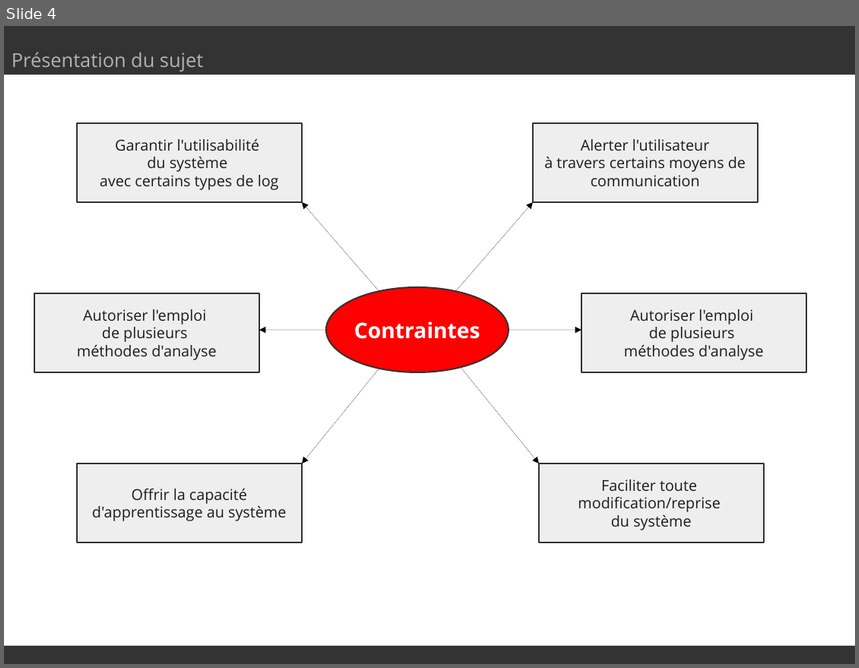
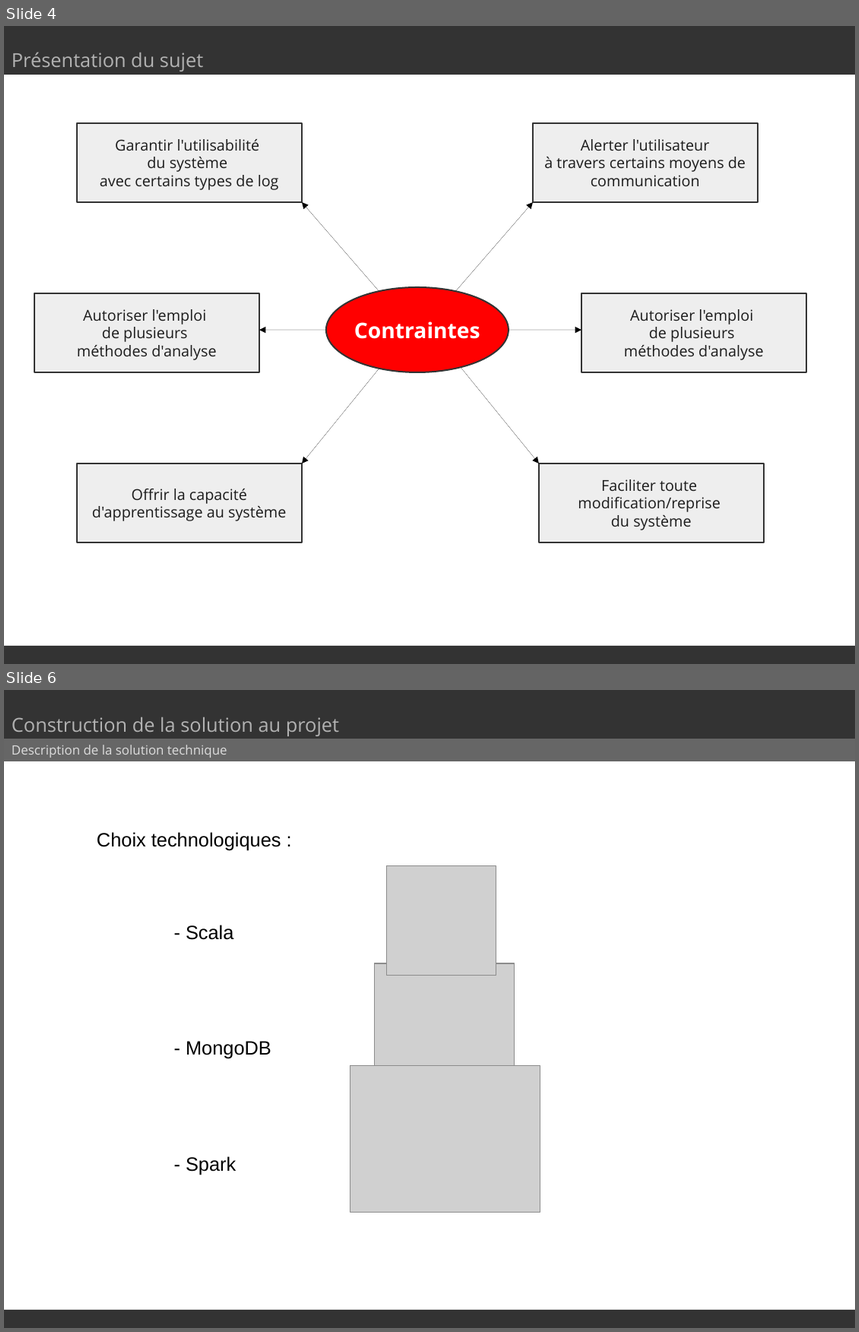
Before and after one commit to SmartLoggerManagement/SmartLogger, a slide deck: presentation.odp. Shown one above the other, each under a label of ours: slide 4 before the commit, slides 4 and 6 after it; the slides between them are not shown. The pictures are 859x668 and 859x1332 pixels, drawn with LibreOffice and Linux fonts; fonts in the diff are those of the drawing; grey boxes stand for pictures. Boxes give left, top, right and bottom in pixels: in the first picture for what was removed or moved away, otherwise in the second. Text is boxed around its words. In the diff, an @@ line names an element or a change of style, - is before the commit and + after.

Commit message:
Ajout diagramme classe + technique diapo

```diff
--- a/presentation.odp
+++ b/presentation.odp
@@ slide 6 added at <box>4,690,855,1328</box>, background #FFFFFF @@
@@ rectangle added at <box>4,690,855,739</box>, fill #333333 @@
@@ rectangle added at <box>4,733,855,761</box>, fill #666666 @@
@@ text added at <box>12,717,339,736</box>, 18 pt, text #B2B2B2 @@
+Construction de la solution au projet
@@ text added at <box>12,745,227,758</box>, 12 pt, text #DDDDDD @@
+Description de la solution technique
@@ text added at <box>97,832,281,1175</box>, 18 pt, text #000000 @@
+Choix technologiques :
+- Scala
+- MongoDB
+- Spark
@@ picture added at <box>387,866,496,976</box> @@
@@ picture added at <box>375,964,515,1103</box> @@
@@ picture added at <box>351,1066,540,1213</box> @@
@@ rectangle added at <box>4,1310,855,1328</box>, fill #333333 @@
```
Also in this commit, not shown: 4 slides changed, 2 other files.
